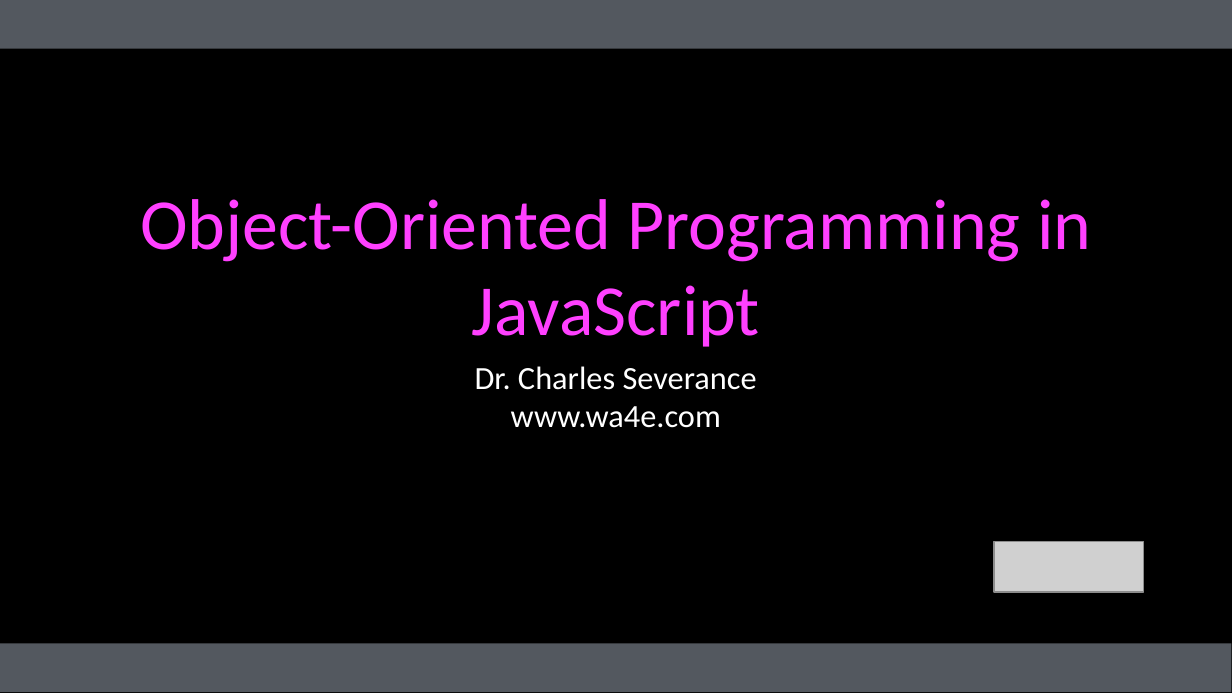
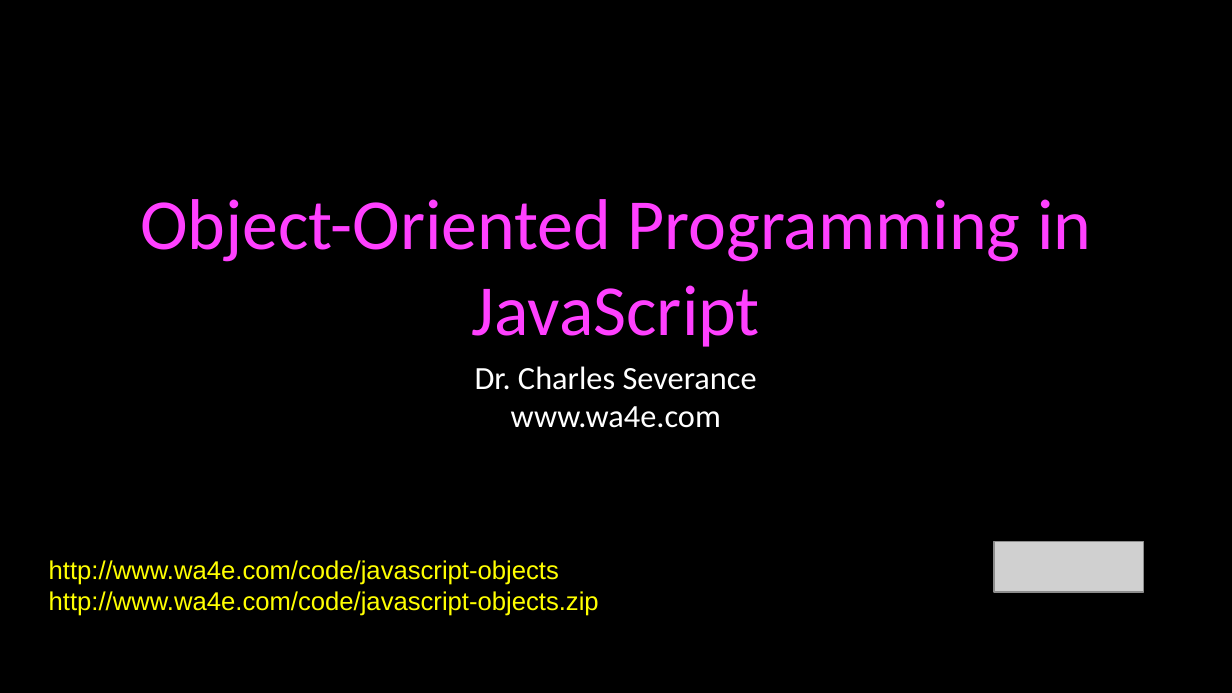
Before and after one commit to csev/wa4e, a slide deck: slide 1 of lectures/JS-02-JavaScript-Objects.ppt. Drawn at 1232x693 pixels with LibreOffice and Linux fonts; fonts in the diff are those of the drawing; grey boxes stand for pictures. Boxes give left, top, right and bottom in pixels: in the first picture for what was removed or moved away, otherwise in the second. Text is boxed around its words. In the diff, an @@ line names an element or a change of style, - is before the commit and + after.

```diff
--- a/lectures/JS-02-JavaScript-Objects.ppt
+++ b/lectures/JS-02-JavaScript-Objects.ppt
@@ rectangle removed at bbox=[0, 0, 1232, 49] @@
@@ text added at bbox=[49, 560, 599, 616], 15 pt, text #FFFF00 @@
+http://www.wa4e.com/code/javascript-objects
+http://www.wa4e.com/code/javascript-objects.zip
@@ rectangle at bbox=[0, 643, 1232, 692]: fill #53585F to #000000 @@
```
Also in this commit, not shown: 20 other slides changed, 15 other files.
